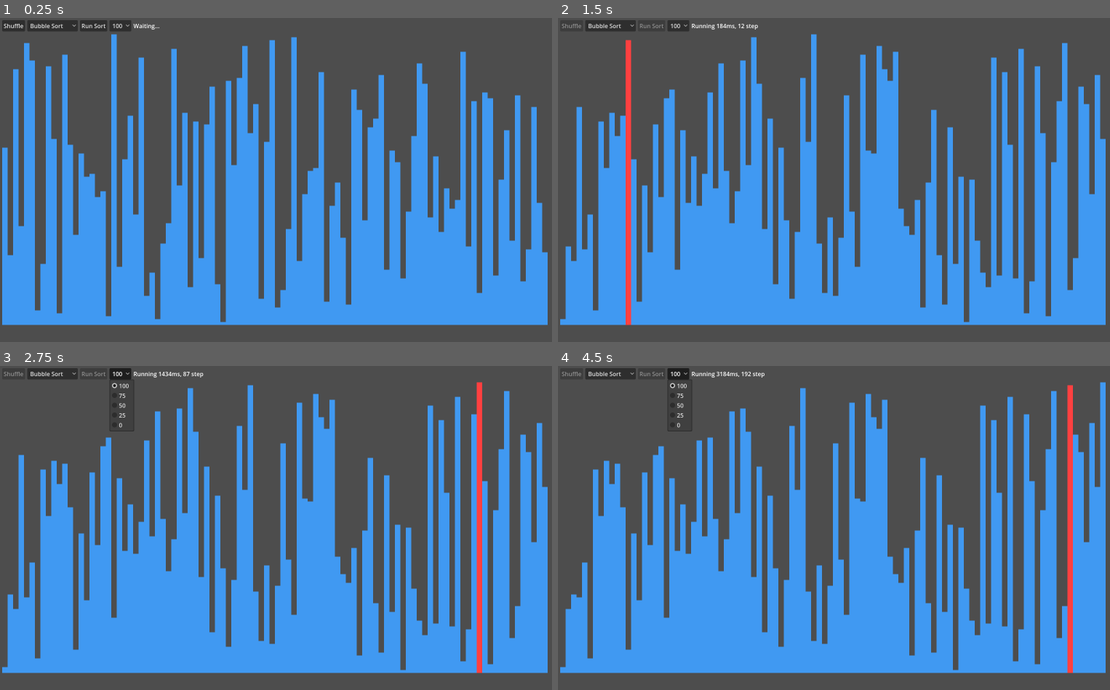
Above: before the commit, frames 1-4 (two rows, left to right).
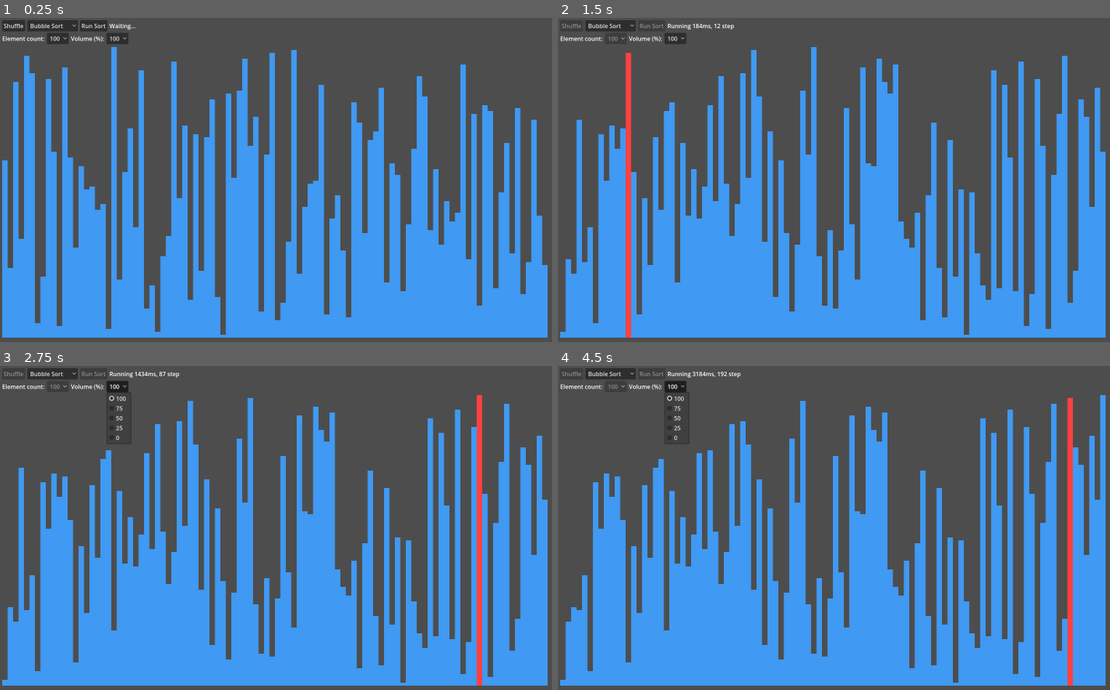
Above: after the commit, the same moments.

Repository: jiro4989/sort_visualizer
Game: Godot game, scene res://src/main.tscn
The game is run twice, just before and just after one commit, with the same random seed, the same clock (stepped at 60 frames per second) and the same inputs.
Inputs:
- Up to frame 1 (0.25 s): no input
- Up to frame 2 (1.5 s): click "Shuffle" at 0.5 s; click "Run Sort" at 1.25 s
- Up to frame 3 (2.75 s): click "100" at 2 s
- Up to frame 4 (4.5 s): click "Bubble Sort" at 2.75 s; click "Bubble Sort" at 3.5 s; click "100" at 4.25 s

The runs differ from the first frame. In frame 1, 8.6% of the frame differs, in the area x 0-100%, y 0-99%; in frame 2, 8.6%; in frame 3, 8.7%; in frame 4, 8.7%.

Commit message:
feat: 要素数を変更できるようにした

Diff:
--- a/src/main.gd
+++ b/src/main.gd
@@ -4,17 +4,17 @@
 @onready var select_sort_option: OptionButton = $MarginContainer/VBoxContainer/HBoxContainer/SelectSortOption
 @onready var run_sort_button: Button = $MarginContainer/VBoxContainer/HBoxContainer/RunSortButton
 @onready var sort_visualization_area: HBoxContainer = $MarginContainer/VBoxContainer/SortVisualizationArea
-@onready var select_volume_option: OptionButton = $MarginContainer/VBoxContainer/HBoxContainer/SelectVolumeOption
 @onready var status_label: Label = $MarginContainer/VBoxContainer/HBoxContainer/StatusLabel
+
+@onready var select_element_count_option: OptionButton = $MarginContainer/VBoxContainer/HBoxContainer2/SelectElementCountOption
+@onready var select_volume_option: OptionButton = $MarginContainer/VBoxContainer/HBoxContainer2/SelectVolumeOption
+
 @onready var audio_stream_player: AudioStreamPlayer = $AudioStreamPlayer
 
-const MAX_SIZE: int = 100
 const MARGIN_SIZE: int = 6
 const BUTTON_HEIGHT: int = 31
 const VISUALIZATION_AREA_WIDTH: int = 1600 - MARGIN_SIZE * 2
 const VISUALIZATION_AREA_HEIGHT: int = 900 - BUTTON_HEIGHT - MARGIN_SIZE * 2
-const BAR_WIDTH: int = floori(float(VISUALIZATION_AREA_WIDTH) / MAX_SIZE)
-const BAR_HEIGHT: int = floori(float(VISUALIZATION_AREA_HEIGHT) / MAX_SIZE)
 const BAR_DEFAULT_COLOR: Color = Color(0.25, 0.6, 0.95, 1.0)
 const BAR_SELECTED_COLOR: Color = Color(1.0, 0.25, 0.25, 1.0)
 const SLEEP_TIME: float = 0.01
@@ -29,13 +29,23 @@
 
 func _ready() -> void:
 	_setup_sound_stream()
-
-	# 可視化エリアの初期化
-	for i in range(MAX_SIZE):
-		var sort_bar: SortBar = SortBar.new(i+1, BAR_WIDTH, BAR_HEIGHT, BAR_DEFAULT_COLOR)
+	_setup_sort_values()
+	shuffle_sort_values()
+
+## ソート対象の値を初期化する。
+func _setup_sort_values() -> void:
+	sort_values.clear()
+	var element_count: int = get_selected_element_count()
+	var bar_width: int = floori(float(VISUALIZATION_AREA_WIDTH) / element_count)
+	var bar_height: int = floori(float(VISUALIZATION_AREA_HEIGHT) / element_count)
+	for i in range(element_count):
+		var sort_bar: SortBar = SortBar.new(i+1, bar_width, bar_height, BAR_DEFAULT_COLOR)
 		sort_values.append(sort_bar)
 		sort_visualization_area.add_child(sort_bar.column)
-	shuffle_sort_values()
+
+func get_selected_element_count() -> int:
+	var element_count_text: String = select_element_count_option.text
+	return int(element_count_text)
 
 func _setup_sound_stream() -> void:
 	sound_stream = AudioStreamGenerator.new()
@@ -46,6 +56,10 @@
 	sound_playback = audio_stream_player.get_stream_playback() as AudioStreamGeneratorPlayback
 
 func _on_shuffle_button_pressed() -> void:
+	shuffle_sort_values()
+
+func _on_select_element_count_option_item_selected(__index: int) -> void:
+	_setup_sort_values()
 	shuffle_sort_values()
 
 ## Panel の参照自体はそのままで、sort_value の値のみシャッフルする。
@@ -101,7 +115,7 @@
 
 	var min_hz: float = 220.0
 	var max_hz: float = 880.0
-	var t: float = float(v - 1) / float(max(1, MAX_SIZE - 1))
+	var t: float = float(v - 1) / float(max(1, get_selected_element_count() - 1))
 	var frequency: float = lerpf(min_hz, max_hz, t)
 	var frame_count: int = int(SOUND_SAMPLE_RATE * SOUND_DURATION_SEC)
 	var fade_frames: int = int(frame_count * 0.2)
@@ -124,10 +138,12 @@
 func _on_run_sort_button_pressed() -> void:
 	shuffle_button.disabled = true
 	run_sort_button.disabled = true
+	select_element_count_option.disabled = true
 	await sort(select_sort_option.text)
 	highlight_all_panels()
 	shuffle_button.disabled = false
 	run_sort_button.disabled = false
+	select_element_count_option.disabled = false
 
 func sort(sort_type: String) -> void:
 	match sort_type:
--- a/src/main.tscn
+++ b/src/main.tscn
@@ -49,9 +49,39 @@
 layout_mode = 2
 text = "Run Sort"
 
-[node name="SelectVolumeOption" type="OptionButton" parent="MarginContainer/VBoxContainer/HBoxContainer" unique_id=1707829441]
+[node name="StatusLabel" type="Label" parent="MarginContainer/VBoxContainer/HBoxContainer" unique_id=1022156937]
 layout_mode = 2
-tooltip_text = "Select volume."
+text = "Waiting..."
+
+[node name="HBoxContainer2" type="HBoxContainer" parent="MarginContainer/VBoxContainer" unique_id=1403267722]
+layout_mode = 2
+theme_override_constants/separation = 6
+
+[node name="ElementCountLabel" type="Label" parent="MarginContainer/VBoxContainer/HBoxContainer2" unique_id=507319199]
+layout_mode = 2
+text = "Element count:"
+
+[node name="SelectElementCountOption" type="OptionButton" parent="MarginContainer/VBoxContainer/HBoxContainer2" unique_id=1005708432]
+layout_mode = 2
+selected = 1
+item_count = 5
+popup/item_0/text = "50"
+popup/item_0/id = 0
+popup/item_1/text = "100"
+popup/item_1/id = 1
+popup/item_2/text = "200"
+popup/item_2/id = 2
+popup/item_3/text = "400"
+popup/item_3/id = 3
+popup/item_4/text = "800"
+popup/item_4/id = 4
+
+[node name="VolumeLabel" type="Label" parent="MarginContainer/VBoxContainer/HBoxContainer2" unique_id=643389890]
+layout_mode = 2
+text = "Volume (%):"
+
+[node name="SelectVolumeOption" type="OptionButton" parent="MarginContainer/VBoxContainer/HBoxContainer2" unique_id=1707829441]
+layout_mode = 2
 selected = 0
 item_count = 5
 popup/item_0/text = "100"
@@ -65,10 +95,6 @@
 popup/item_4/text = "0"
 popup/item_4/id = 4
 
-[node name="StatusLabel" type="Label" parent="MarginContainer/VBoxContainer/HBoxContainer" unique_id=1022156937]
-layout_mode = 2
-text = "Waiting..."
-
 [node name="SortVisualizationArea" type="HBoxContainer" parent="MarginContainer/VBoxContainer" unique_id=263280689]
 layout_mode = 2
 theme_override_constants/separation = 0
@@ -77,3 +103,4 @@
 
 [connection signal="pressed" from="MarginContainer/VBoxContainer/HBoxContainer/ShuffleButton" to="." method="_on_shuffle_button_pressed"]
 [connection signal="pressed" from="MarginContainer/VBoxContainer/HBoxContainer/RunSortButton" to="." method="_on_run_sort_button_pressed"]
+[connection signal="item_selected" from="MarginContainer/VBoxContainer/HBoxContainer2/SelectElementCountOption" to="." method="_on_select_element_count_option_item_selected"]
